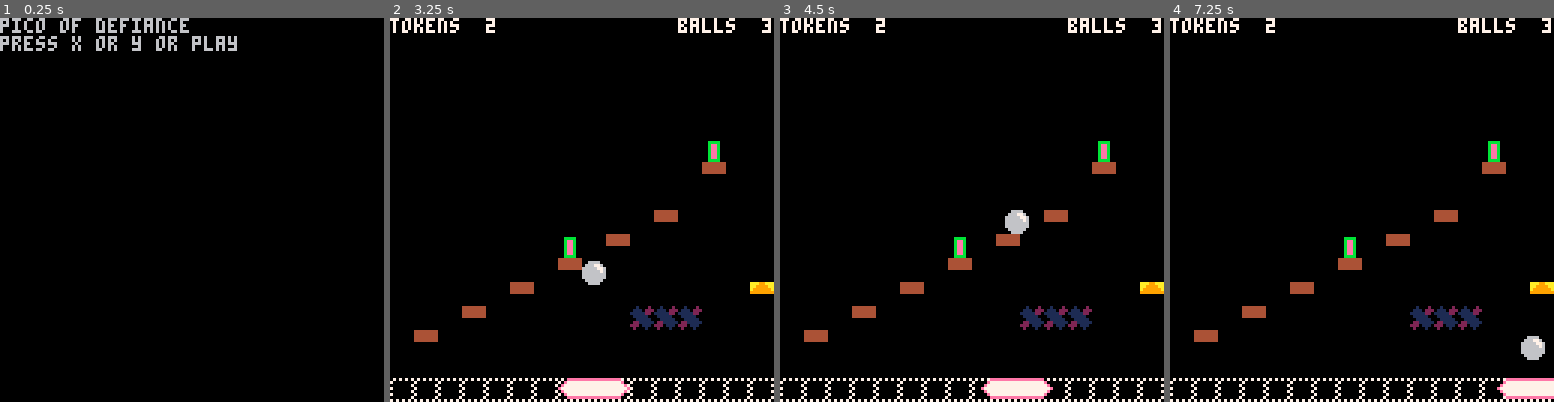
Above: before the commit, frames 1-4 (left to right).
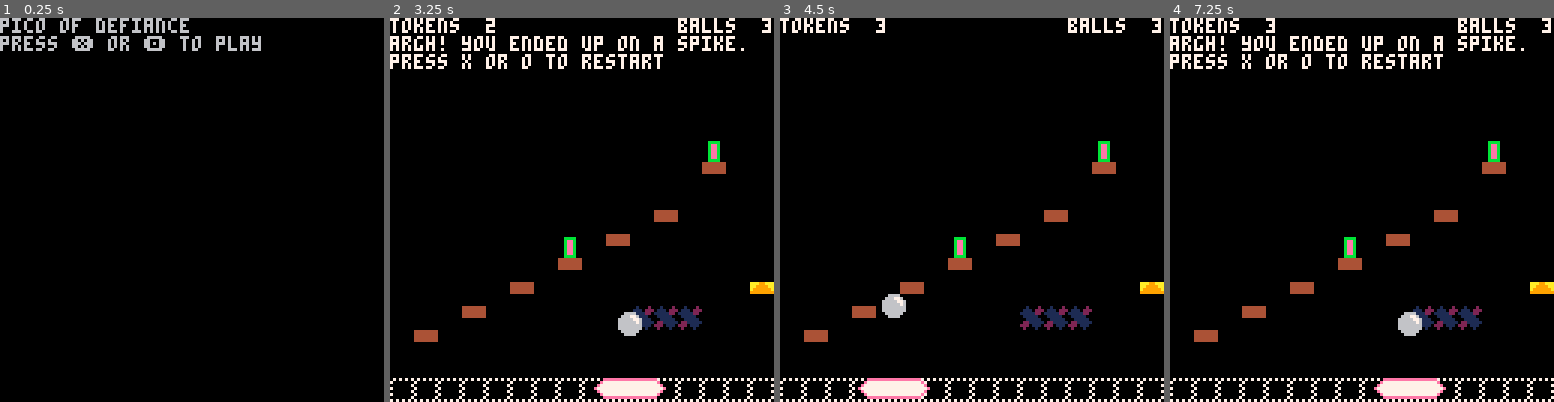
Above: after the commit, the same moments.

Repository: cinghycreations/defiance_of_pico
Game: PICO-8 cartridge defiance.p8
Two runs of this game, one before a commit and one after it. Both use one fixed random seed, a clock stepped at 60 frames per second and the inputs below.
Inputs:
- Up to frame 1 (0.25 s): no input
- Up to frame 2 (3.25 s): tap X (X key) at 0.33, 1.07, 1.85, 2.97 s; tap O (Z key) at 0.7, 1.7, 2.1, 2.5, 2.9 s; hold Right 1.6-2.1 s; hold Right 2.47-3.03 s; hold Left from 3.08 s (still down)
- Up to frame 3 (4.5 s): tap O (Z key) at 3.3, 3.7, 4.1 s; release Left at 3.58 s; hold Right from 4.02 s (still down); tap X (X key) at 4.08 s
- Up to frame 4 (7.25 s): tap O (Z key) every 0.4 s from 4.5 to 6.9 s; release Right at 4.68 s; hold Left 5.08-5.68 s; tap X (X key) at 5.2, 6.32 s; hold Right 6.08-6.58 s; hold Right 6.63-7.13 s

The runs differ from the first frame. In frame 1, 0.9% of the frame differs, in the area x 18-68%, y 4-9%; in frame 2, 4.1%; in frame 3, 2.3%; in frame 4, 4.6%, in the area x 0-100%, y 1-100%.

Commit message:
Basics of modal loop (splash->session->success/fail)

Diff:
--- a/defiance.lua
+++ b/defiance.lua
@@ -30,6 +30,7 @@
 	local TILE_SHELF = 1
 	local TILE_PLATFORM = 5
 	local TILE_BOOSTER = 2
+	local TILE_SPIKES = 4
 
 	local elapsed_time = 1 / 60
 
@@ -63,6 +64,22 @@
 			session.ball_speed = session.ball_booster_impulse
 		end
 	end
+
+	-- success
+	if session.tokens_left == 0 then
+		success_init()
+		_update60 = success_update
+		_draw = success_draw
+		return
+	end
+
+	-- fail
+	if center_tile == TILE_SPIKES then
+		fail_init()
+		_update60 = fail_update
+		_draw = fail_draw
+		return
+	end
 end
 
 function create_caption(session)
@@ -93,11 +110,46 @@
 	print( create_caption( session ), 7 )
 end
 
+function success_init()
+end
+
+function success_update()
+	if btnp(4) or btnp(5) then
+		splash_init()
+		_update60 = splash_update
+		_draw = splash_draw
+		return
+	end
+end
+
+function success_draw()
+	session_draw()
+	print( 'you collected all tokens!' )
+	print( 'press x or o to continue' )
+end
+
+function fail_init()
+end
+
+function fail_update()
+	if btnp(4) or btnp(5) then
+		session_init()
+		_update60 = session_update
+		_draw = session_draw
+	end
+end
+
+function fail_draw()
+	session_draw()
+	print( 'argh! you ended up on a spike.' )
+	print( 'press x or o to restart' )
+end
+
 function splash_init()
 end
 
 function splash_update()
-	if btn(4) or btn(5) then
+	if btnp(4) or btnp(5) then
 		session_init()
 		_update60 = session_update
 		_draw = session_draw
@@ -108,7 +160,7 @@
 function splash_draw()
 	cls()
 	print( 'pico of defiance' )
-	print( 'press x or y or play' )
+	print( 'press ❎ or 🅾️ to play' )
 end
 
 if debug_skip_splash then
